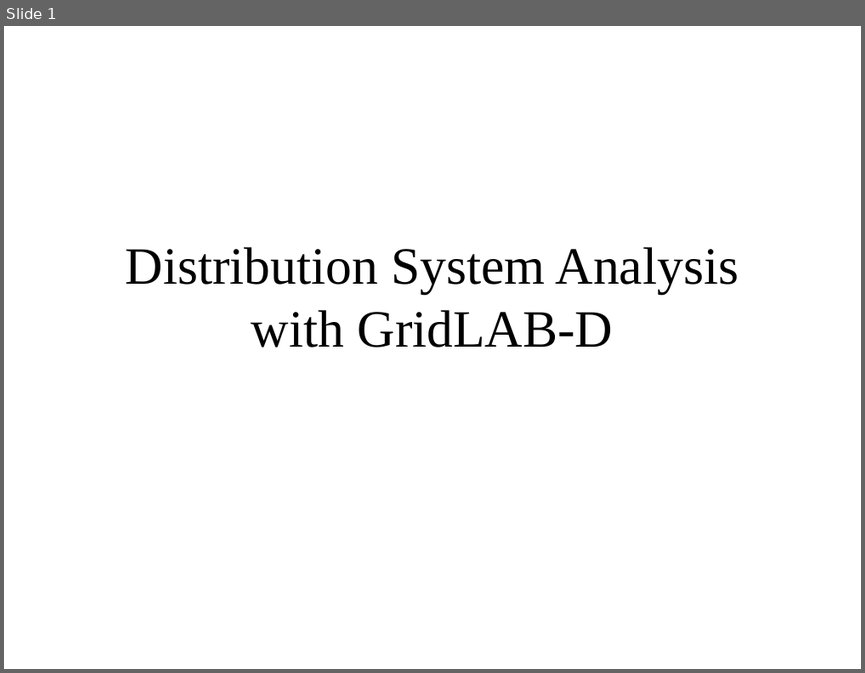
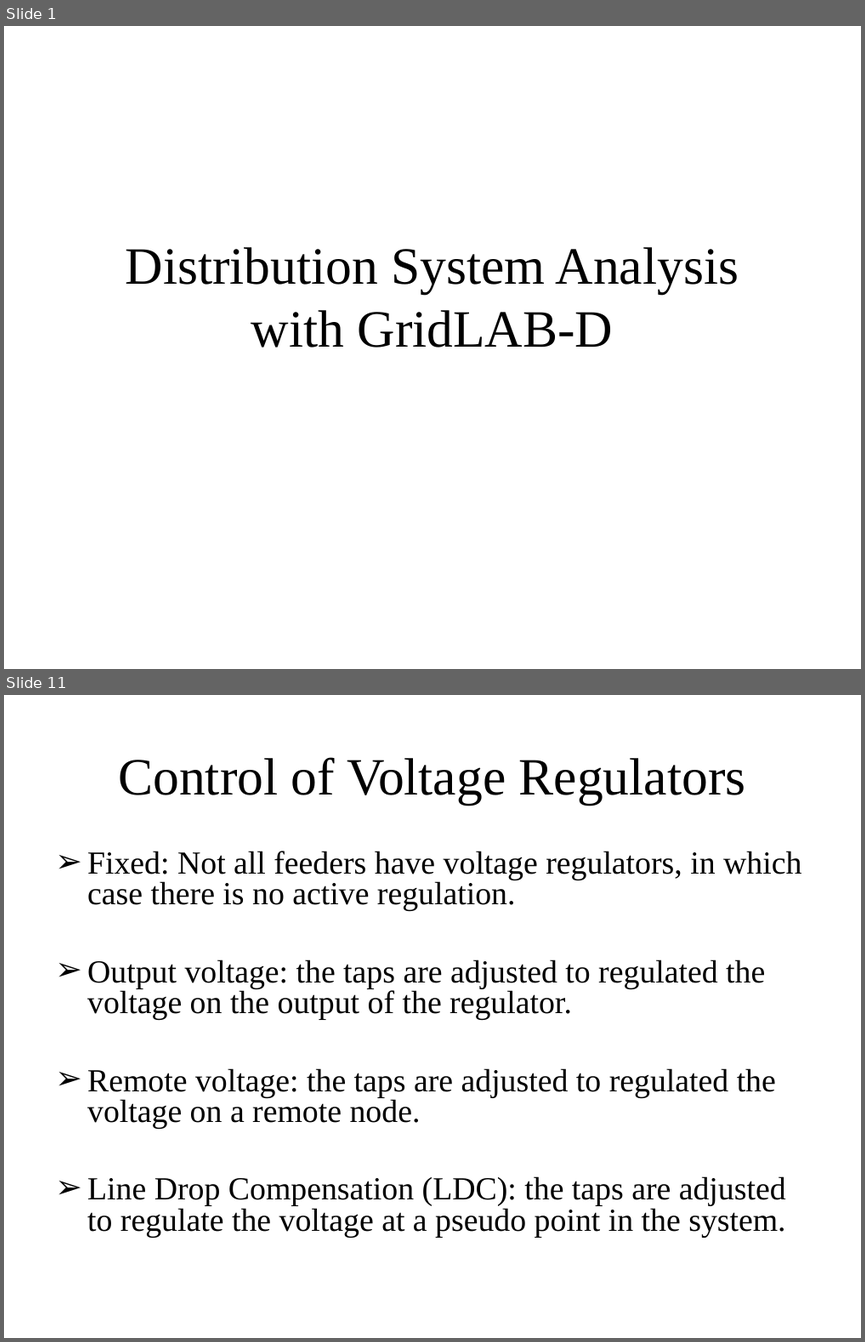
Before and after one commit to gridlab-d/course, a slide deck: Distribution Analysis Course/2.0 - CVR.ppt. Shown one above the other, each under a label of ours: slide 1 before the commit, slides 1 and 11 after it; the slides between them are not shown. The pictures are 865x673 and 865x1342 pixels, drawn with LibreOffice and Linux fonts; fonts in the diff are those of the drawing. Boxes give left, top, right and bottom in pixels: in the first picture for what was removed or moved away, otherwise in the second. Text is boxed around its words. In the diff, an @@ line names an element or a change of style, - is before the commit and + after.

```diff
--- a/Distribution Analysis Course/2.0 - CVR.ppt
+++ b/Distribution Analysis Course/2.0 - CVR.ppt
@@ slide 11 added at box(4, 695, 861, 1338), background #FFFFFF @@
@@ title added at box(118, 757, 746, 805), 44 pt, text #000000 @@
+Control of Voltage Regulators
@@ text added at box(87, 851, 801, 1236), 27 pt, text #000000 @@
+➢ Fixed: Not all feeders have voltage regulators, in which case there is no active regulation.
+➢ Output voltage: the taps are adjusted to regulated the voltage on the output of the regulator.
+➢ Remote voltage: the taps are adjusted to regulated the voltage on a remote node.
+➢ Line Drop Compensation (LDC): the taps are adjusted to regulate the voltage at a pseudo point in the system.
```
Also in this commit, not shown: 59 other slides added, 1 slide removed, 1 other file.
